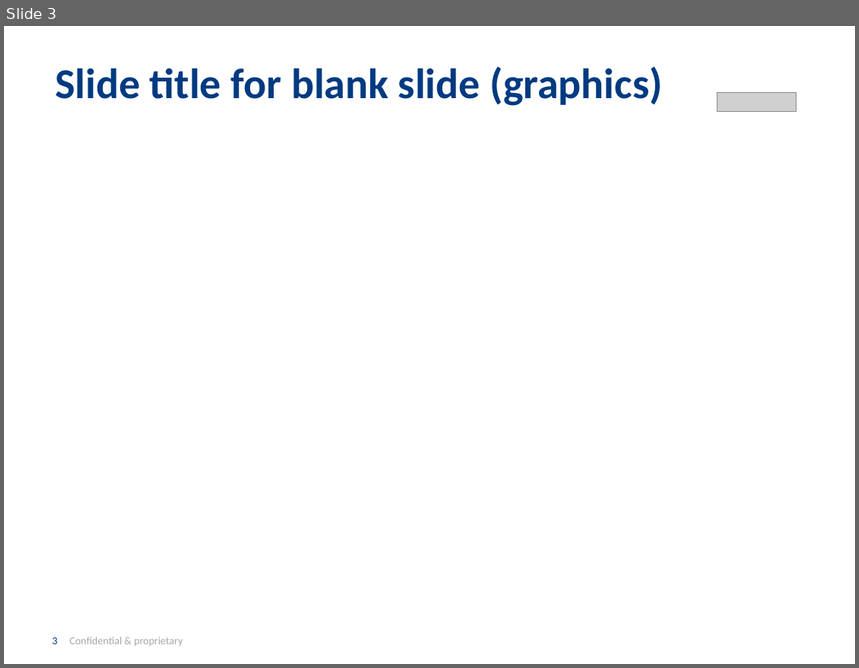
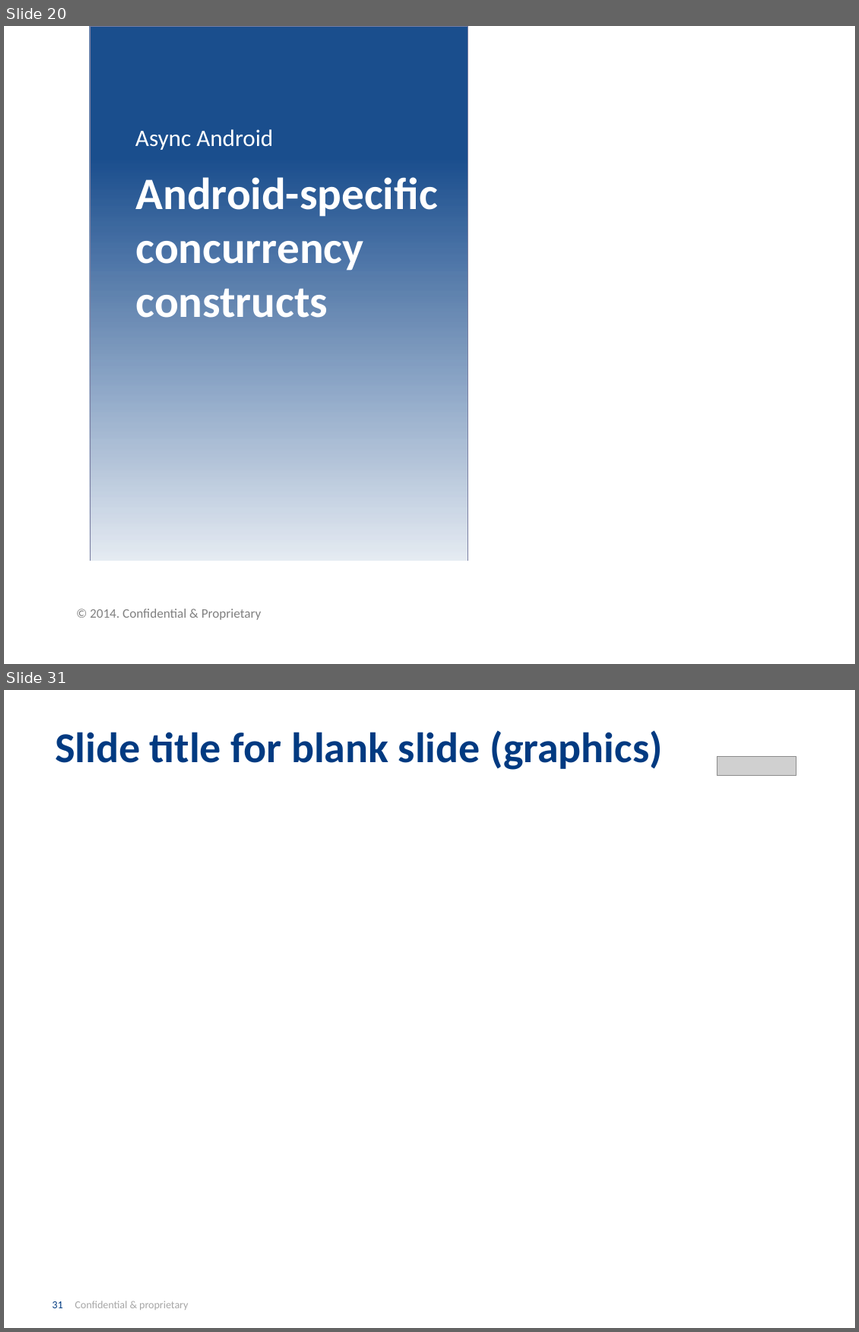
Before and after one commit to INRIX-Iurii-Okhmat/BrownBags, a slide deck: Presentation/Asynchronous Android.pptx. Shown one above the other, each under a label of ours: slide 3 before the commit, slides 20 and 31 after it; the slides between them are not shown. The pictures are 859x668 and 859x1332 pixels, drawn with LibreOffice and Linux fonts; fonts in the diff are those of the drawing; grey boxes stand for pictures; background and template pictures are left out. Boxes give left, top, right and bottom in pixels: in the first picture for what was removed or moved away, otherwise in the second. Text is boxed around its words. In the diff, an @@ line names an element or a change of style, - is before the commit and + after.

Commit message:
Presentation updated with mutithreading, async tasks and handlers. Next: Loaders and services.

```diff
--- a/Presentation/Asynchronous Android.pptx
+++ b/Presentation/Asynchronous Android.pptx
@@ slide 20 added at (x1=4, y1=26, x2=855, y2=664), background #FFFFFF @@
@@ rectangle added at (x1=90, y1=26, x2=468, y2=609), fill gradient #013A81, outline #FFFFFF 0.75 pt @@
@@ text added at (x1=135, y1=129, x2=273, y2=150), 20 pt, text #FFFFFF @@
+Async Android
@@ title added at (x1=136, y1=177, x2=438, y2=318), 38 pt, text #FFFFFF, bold @@
+Android-specific concurrency constructs
@@ rectangle added at (x1=4, y1=561, x2=855, y2=664), fill #FFFFFF @@
@@ text added at (x1=90, y1=609, x2=262, y2=620), 11 pt, text #808080 @@
+© 2014. Confidential & Proprietary
@@ what was slide 3 is now slide 31 @@
@@ page number at (x1=52, y1=1301, x2=188, y2=1310): text changed @@
-3 Confidential & proprietary
+31 Confidential & proprietary
```
Also in this commit, not shown: 27 other slides added.
